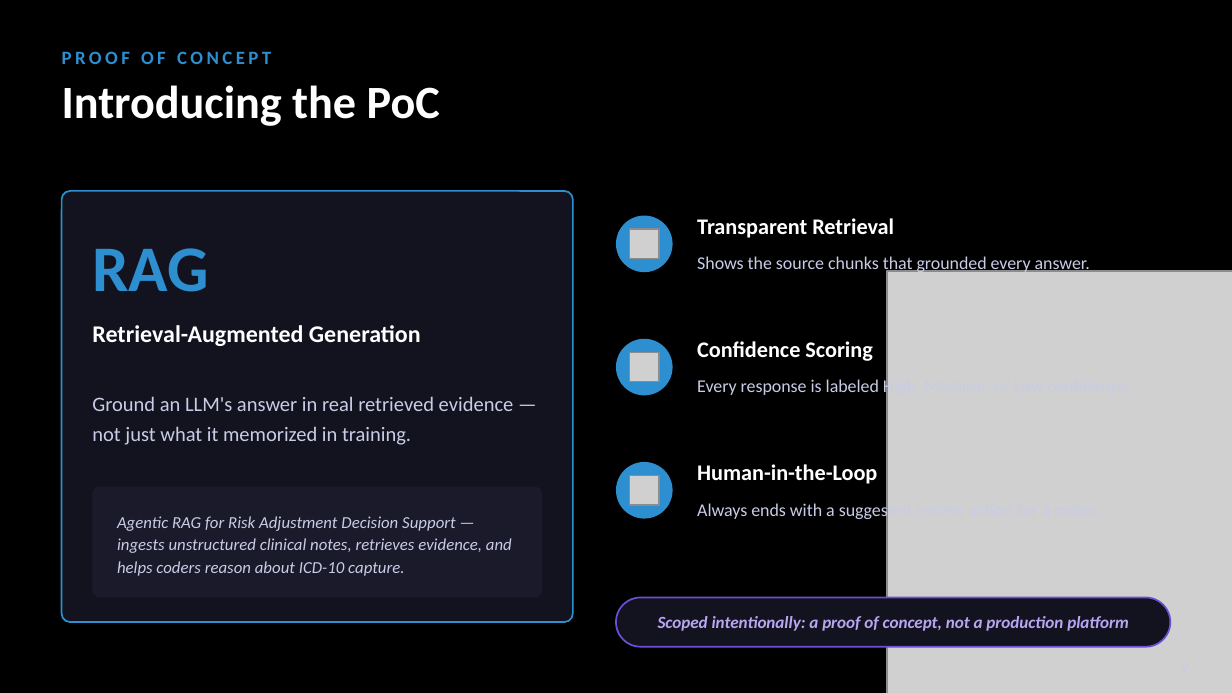
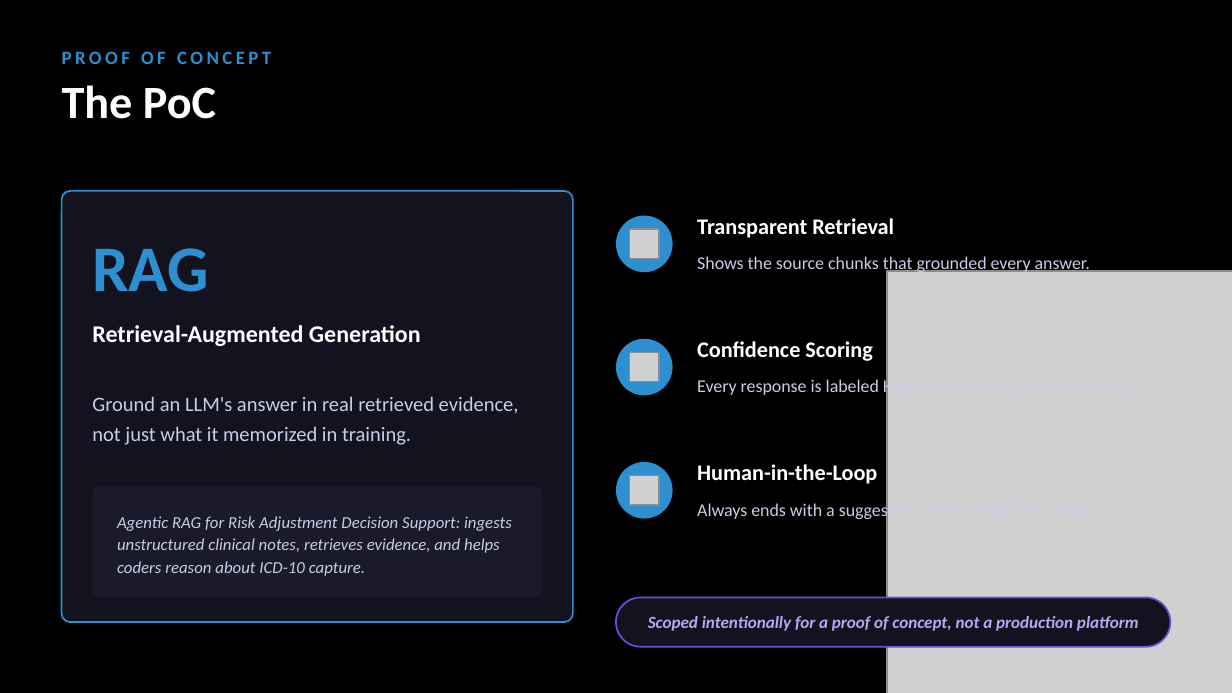
Before and after one commit to evierkim/cotiviti-intern-poc-agentic-rag, a slide deck: slide 8 of Cotiviti_PowerPoint.pptx (slide 9 before the commit). Drawn at 1232x693 pixels with LibreOffice and Linux fonts; fonts in the diff are those of the drawing; grey boxes stand for pictures. Boxes give left, top, right and bottom in pixels: in the first picture for what was removed or moved away, otherwise in the second. Text is boxed around its words. In the diff, an @@ line names an element or a change of style, - is before the commit and + after.

Commit message:
Fixed slides

```diff
--- a/Cotiviti_PowerPoint.pptx
+++ b/Cotiviti_PowerPoint.pptx
@@ text at [62,85,216,119]: text changed @@
-Introducing the PoC
+The PoC
@@ text at [92,396,519,445]: text changed @@
-Ground an LLM's answer in real retrieved evidence — not just what it memorized in training.
+Ground an LLM's answer in real retrieved evidence, not just what it memorized in training.
@@ text at [117,516,512,576]: text changed @@
-Agentic RAG for Risk Adjustment Decision Support — ingests unstructured clinical notes, retrieves evidence, and helps coders reason about ICD-10 capture.
+Agentic RAG for Risk Adjustment Decision Support: ingests unstructured clinical notes, retrieves evidence, and helps coders reason about ICD-10 capture.
@@ text at [648,616,1139,631]: text changed @@
-Scoped intentionally: a proof of concept, not a production platform
+Scoped intentionally for a proof of concept, not a production platform
```
Also in this commit, not shown: 13 other slides changed, 4 slides removed.
